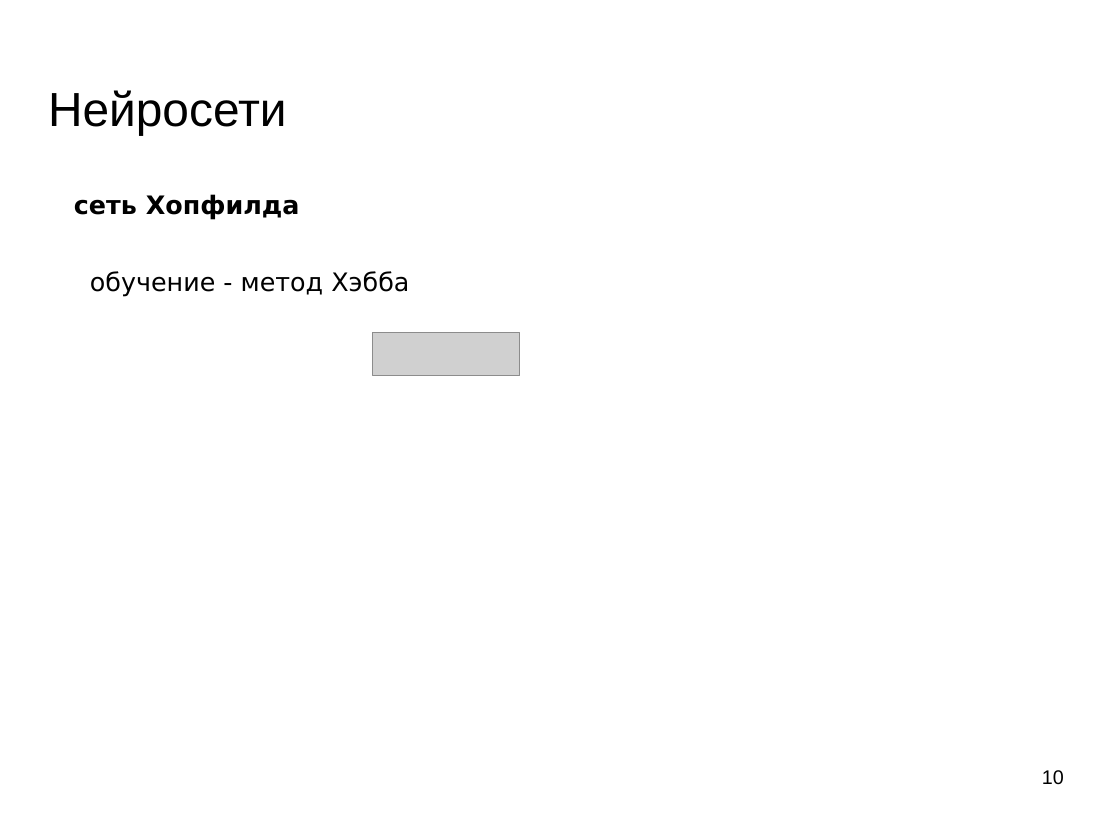
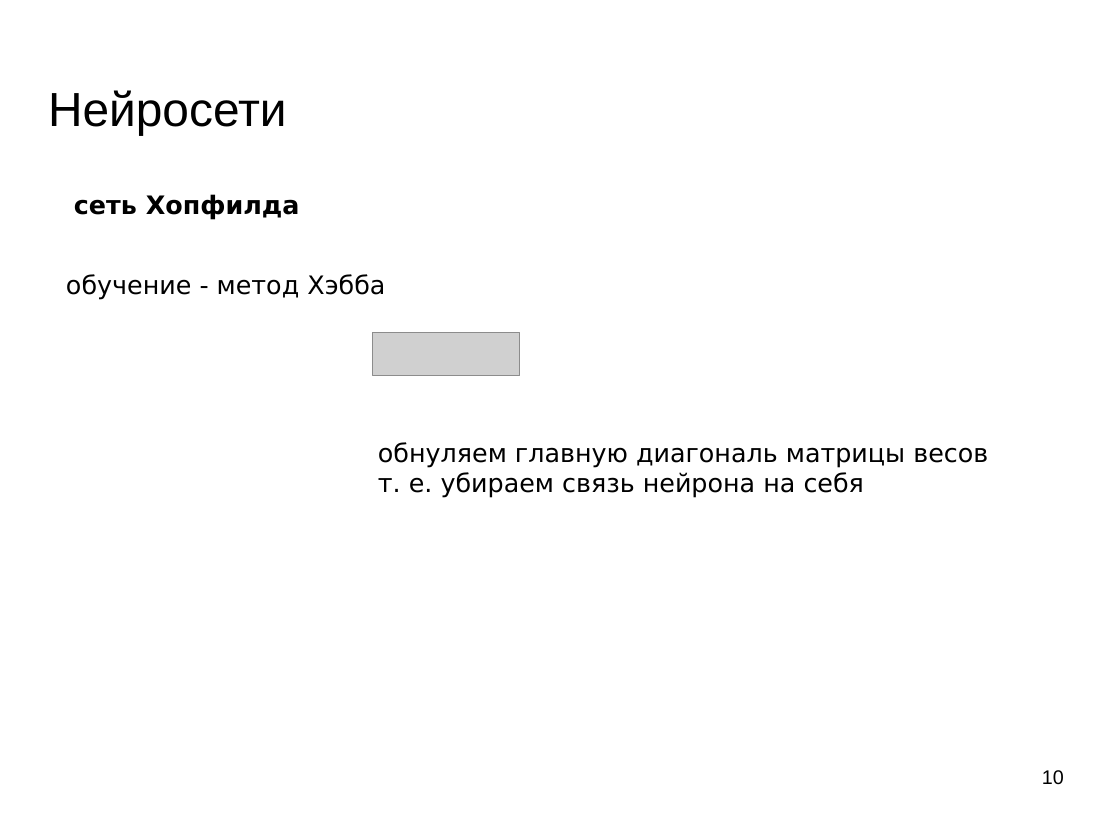
Before and after one commit to mechanoid5/ml_lectorium_legacy, a slide deck: slide 10 of 28-hopfield.odp. Drawn at 1120x840 pixels with LibreOffice and Linux fonts; fonts in the diff are those of the drawing; grey boxes stand for pictures; background and template pictures are left out. Boxes give left, top, right and bottom in pixels: in the first picture for what was removed or moved away, otherwise in the second. Text is boxed around its words. In the diff, an @@ line names an element or a change of style, - is before the commit and + after.

```diff
--- a/28-hopfield.odp
+++ b/28-hopfield.odp
@@ text "обучение - метод Хэбба": place and size @@
-text "обучение - метод Хэбба" at box(90, 271, 409, 297)
+text "обучение - метод Хэбба" at box(66, 274, 385, 300)
@@ text added at box(378, 442, 988, 498), 18 pt, text #000000 @@
+обнуляем главную диагональ матрицы весов
+т. е. убираем связь нейрона на себя
```
Also in this commit, not shown: 3 other slides changed, 2 slides added, 4 other files.
